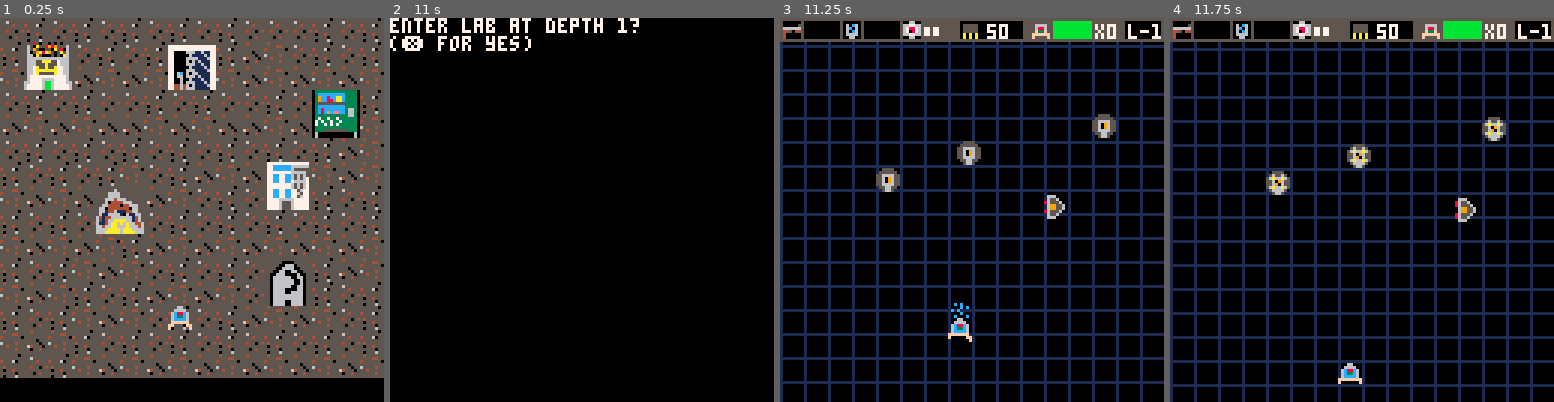
Above: before the commit, frames 1-4 (left to right).
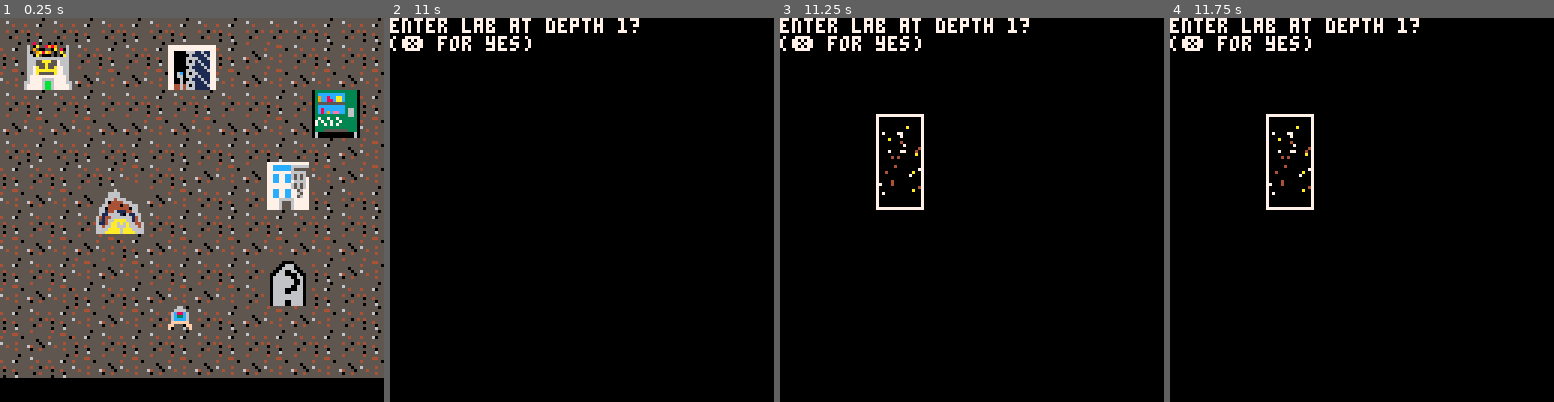
Above: after the commit, the same moments.

Repository: ash2q/escape_this
Game: PICO-8 cartridge escape_this.p8
Two runs of this game, one before a commit and one after it. Both use one fixed random seed, a clock stepped at 60 frames per second and the inputs below.
Inputs:
- Up to frame 1 (0.25 s): no input
- Up to frame 2 (11 s): tap O (Z key) at 0.33, 1.07, 2.22, 3.72, 5.22, 6.72, 8.22, 9.72 s; tap Down at 0.7 s; tap X (X key) at 1.43, 2.07, 2.82, 3.57, 4.32, 5.07, 5.82, 6.57, 7.32, 8.07, 8.82, 9.57, 10.32 s; hold Up 1.97-2.63 s; hold Right 2.68-3.02 s; hold Down 3.07-3.73 s; hold Left 3.78-4.12 s; hold Up 4.17-4.5 s; hold Left 4.55-5.05 s; hold Right 5.1-5.93 s; hold Up 5.98-6.65 s; hold Right 6.7-7.03 s; hold Down 7.08-7.75 s; hold Left 7.8-8.13 s; hold Up 8.18-8.52 s; hold Left 8.57-9.07 s; hold Right 9.12-9.95 s; hold Up 10-10.67 s; hold Right from 10.72 s (still down)
- Up to frame 3 (11.25 s): release Right at 11.05 s; tap X (X key) at 11.07 s; hold Down from 11.1 s (still down); tap O (Z key) at 11.22 s
- Up to frame 4 (11.75 s): keep holding Down

Frames 1-2 are identical in both runs. In frame 3, 28% of the frame differs, in the area x 0-100%, y 0-100%; in frame 4, 28%.

Commit message:
Reworking map generation system

Diff:
--- a/escape_this.p8
+++ b/escape_this.p8
@@ -12,8 +12,10 @@
 --of still entities
 acnt=1
 
-scroll_speed=20
-scroll_length=512
+scroll_speed=10
+map_height=128*4
+
+map_y=(map_height/8)+64
 
 function contains(t,v)
 	for i in all(t) do
@@ -39,6 +41,7 @@
 }
 
 enemies={}
+stage_enemies={}
 current_mode=nil
 prev_mode=nil
 
@@ -524,6 +527,7 @@
 	c=acnt%scroll_speed
 	if c==0 then
 		grid_scroll+=1
+		map_y+=1
 		grid_scroll%=scroll_speed
 	end
 	--draw grid lines
@@ -1721,12 +1725,19 @@
 --enemy that stays still and
 --shoots toward the location
 --of the player sprite
-
-e_spec_spitter=nil
-e_spec_flier=nil
-e_spec_wall=nil
+e_spec_spitter=nil --1
+e_spec_flier=nil --2
+e_spec_wall=nil --3
+--enemy map to sprite colors
+--for stage gen purposes
+--there can be up to 12 colors
+--(bottom 4 reserved)
+e_map={}
 
 function init_enemies()
+	--for i=1,i=16 d
+	--	add(e_map,nil)
+	--end
 	e_spec_spitter={
 		anim={16,17,18,19},
 		speed=0,
@@ -1739,6 +1750,20 @@
 		dmg=30,
 		reward=2
 	}
+	e_map[4]=spawn_spitter
+	e_spec_flier={
+		anim={55,56,57,58},
+		speed=0.5,
+		blt_speed=0.6,
+		gun=chain_gun,
+		trace=trace_slide,
+		update=flier_update,
+		health=50,
+		rate=40,
+		dmg=30,
+		reward=2
+	}
+	e_map[10]=spawn_flier
 	e_spec_wall={
 		anim={59},
 		speed=0,
@@ -1751,18 +1776,7 @@
 		dmg=30,
 		reward=1
 	}
-	e_spec_flier={
-		anim={55,56,57,58},
-		speed=0.5,
-		blt_speed=0.6,
-		gun=chain_gun,
-		trace=trace_slide,
-		update=flier_update,
-		health=50,
-		rate=40,
-		dmg=30,
-		reward=2
-	}
+	e_map[7]=spawn_wall
 end
 
 function clean_enemies()
@@ -1774,8 +1788,8 @@
 				e.spec.anim[1],
 				e.x-4,e.y-4)
 		end
-		if (e.x>128 or e.x<0) or
-			(e.y>128 or e.y<0) then
+		if (e.x>124 or e.x<0) or
+			(e.y>132 or e.y<0) then
 			printh("deleted out of bounds enemy")
 			del(enemies, e)
 		end
@@ -1860,7 +1874,7 @@
 	for en in all(enemies) do
 		if en!=e then
 			if check_col(
-					e.x,e.y,8,8,
+					e.x,e.y,10,10,
 					en.x,en.y,8,8)
 					or e.x<=3
 					or e.x>=125
@@ -1911,6 +1925,11 @@
 function scroll_enemies()
 	for e in all(enemies) do
 		e.y+=1
+	end
+	for e in all(stage_enemies) do
+		if e.y-map_y==8 then
+			e.spawn(e.x*8,e.y-map_y)
+		end
 	end
 end
 -->8
@@ -1999,20 +2018,17 @@
 end
 
 function lab_gen1(d)
-	pool={}
-	add(pool,spawn_spitter)
-	add(pool,spawn_spitter)
-	add(pool,spawn_spitter)
-	add(pool,spawn_spitter)
-	add(pool,spawn_wall)
-	add(pool,spawn_wall)
-	add(pool,spawn_flier)
+	pool={
+		4,4, --spitters
+		10, --fliers
+		7,7,7 --walls
+	}
 	o={
 		rate=0.05,
-		min=2,
-		max=5
-	}
-	gen_stage(o,pool,nop)
+		min=20,
+		max=50
+	}
+	gen_stage(o,pool)
 end
 function lab_gen2(d)
 	pool={}
@@ -2026,7 +2042,7 @@
 		min=5,
 		max=10
 	}
-	gen_stage(o,pool,nop)
+	gen_stage(o,pool)
 end
 
 function lab_gen_x(d)
@@ -2040,7 +2056,7 @@
 		min=15,
 		max=30
 	}
-	gen_stage(o,pool,nop)
+	gen_stage(o,pool)
 end
 
 lab_depth=1
@@ -2058,42 +2074,51 @@
 	else
 		gen=lab_stage_gens[lab_depth]
 	end
-	while #enemies<4 do
-		reset_sb()
-		gen(lab_depth)
-	end
-end
+	reset_sb()
+	gen(lab_depth)
+	palt(0,false)
+	spr(192,32,32,2,2)
+	spr(224,32,32+16,2,2)
+	stop()
+end
+
+
 
 --rate=rnd % for enemy spawn
 --pool=pool of enemies
 --en_mod=enemy mod function
 function gen_stage(opt,
-		pool,en_mod)
+		pool)
 	--we make a grid of an odd
 	--number so that there is more
 	--room for collision detect
 	--errors
 	while true do
 		enemies={}
+		stage_enemies={}
 		for x=1,14 do
-			for y=2,7 do
+			for y=1,map_height/8-1 do
+				sset(x,y,0)
 				if opt.rate>rnd() then
+					printh("make enemy")
 					--spawn enemy
 					i=flr(rnd(#pool))
 					i+=1 --1-based offsetting
-					spawn=pool[i]
-					e=spawn(x*9,y*9)
-					en_mod(e)
+					c=pool[i]
+					sset(x,y+96,c)
 				end
 			end
 		end
 		--check min and max
-		 c=e_count_no_walls()
-		 --printh(c)
-		 if c<=opt.max and
-		 		c>=opt.min then
-		 	return
-		 end
+	 c=e_count_no_walls()
+	 --printh(c)
+	 --todo: until get a gauge of
+	 --enemy counts is fun..
+	 return
+	 --if c<=opt.max and
+	 --		c>=opt.min then
+	 --	return
+	 --end
 	end
 end
 function e_count_no_walls()
Not shown, changed: 112 lines of the sprite sheet (__gfx__) section of escape_this.p8
